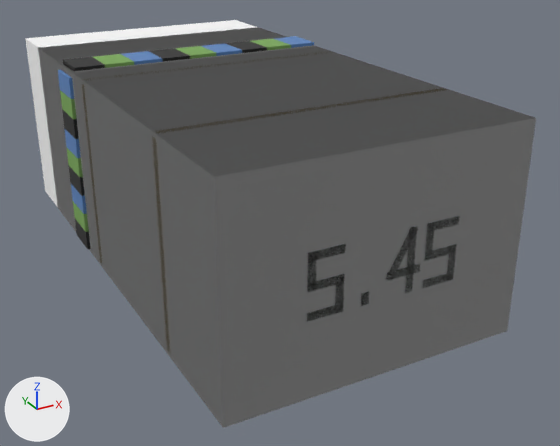
The glTF model assets/models/items/ammo_545_ap.glb: old version first, new version second.
Both versions are drawn from a 50 mm camera at (-0.0597, -0.1279, 0.0493) aimed at (0.006, -0.0085, -0.0104). Every picture has the same lights, and +X, +Y and +Z are marked at lower left. The older version comes first. Vertices at exactly the same position are counted once.

Objects in the first picture: 'band_mix', 'body', 'box_lod1', 'box_open_lod1'.
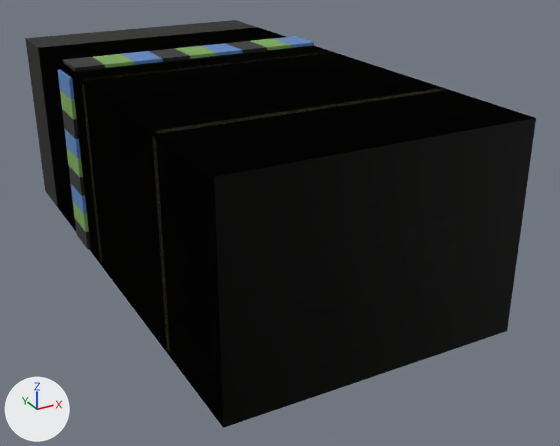
Location of each change, [x1, y1, x2, y2] in pixels of the pictures (560 x 446 px):
part 1 of me_box_lod1, recoloured (white to black)
    both: [39, 27, 535, 424]
part 2 of me_box_open_lod1, recoloured
    both: [25, 20, 533, 425]

The edits, one by one:
me_box_lod1 has 40 vertices, 60 faces and spans x -0.0257..0.0257, y -0.0499..0.038, z -0.0182..0.0182.
me_box_lod1 is used by ob_box_lod1; location (0.0, -0.0001, 0.0).
me_box_lod1 part 1: 60 faces centred in x -0.0257..0.0257, y -0.0499..0.038, z -0.0182..0.0182 are repainted in the vertex colours; the middle colour goes from white #ffffff to black #000000.
me_box_open_lod1 has 40 vertices, 60 faces and spans x -0.0257..0.0257, y -0.0499..0.05, z -0.0182..0.0182.
me_box_open_lod1 is used by ob_box_open_lod1; location (0.0, -0.0001, 0.0).
me_box_open_lod1 part 2: 60 faces centred in x -0.0257..0.0257, y -0.0499..0.05, z -0.0182..0.0182 are repainted in the vertex colours; the middle colour goes from white #ffffff to black #000000.
